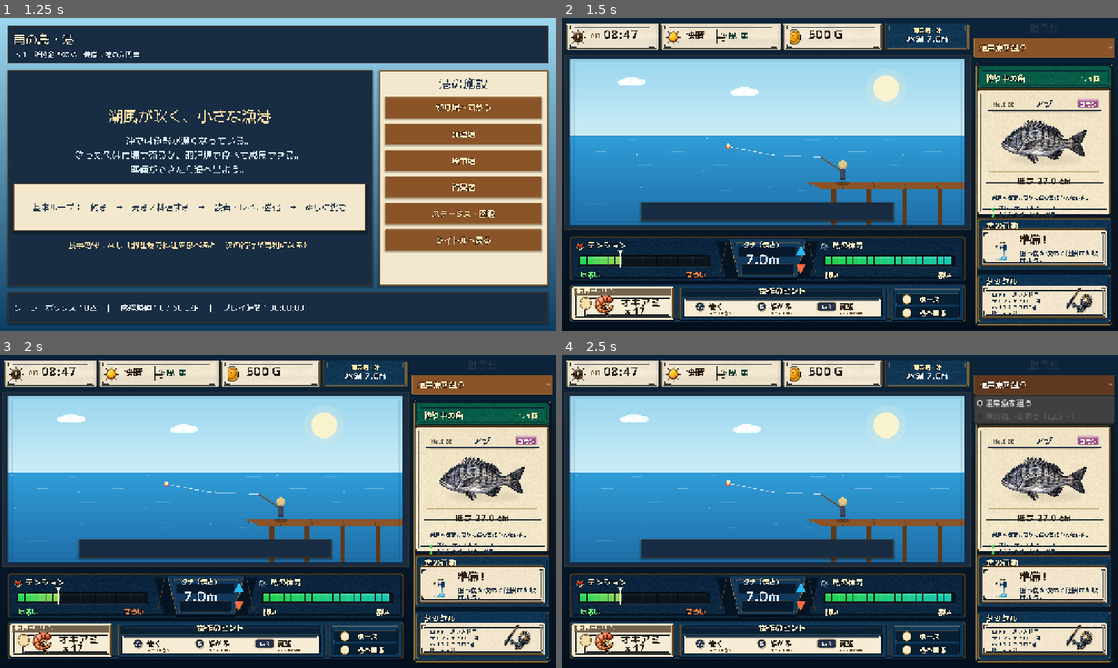
Above: before the commit, frames 1-4 (two rows, left to right).
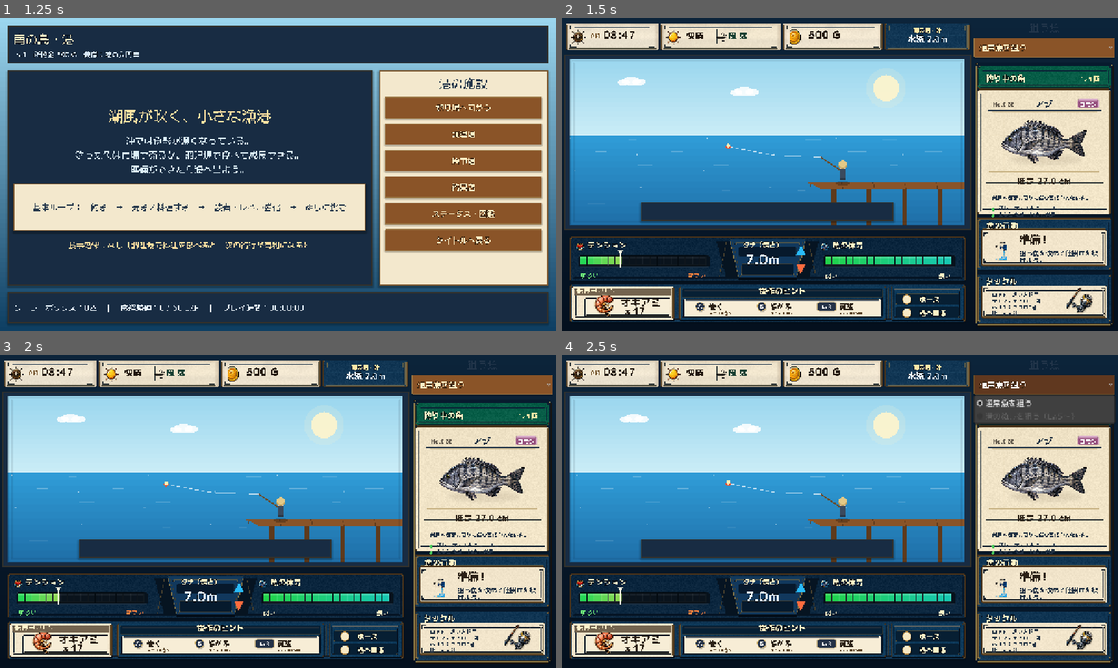
Above: after the commit, the same moments.

Repository: RYUKOU-OKUMURA/tsuri_quest_umi_mvp
Game: Godot game, scene res://scenes/main.tscn
Two runs of this game, one before a commit and one after it. Both use one fixed random seed, a clock stepped at 60 frames per second and the inputs below.
Inputs:
- Up to frame 1 (1.25 s): click "ゲームを始める" at 0.5 s
- Up to frame 2 (1.5 s): click "釣り場へ向かう" at 1.25 s
- Up to frame 3 (2 s): no input
- Up to frame 4 (2.5 s): click "通常魚を狙う" at 2 s

Frame 1 is identical in both runs. In frame 2, 0.4% of the frame differs, in the area x 3-70%, y 4-94%; in frame 3, 0.4%; in frame 4, 0.4%.

Commit message:
Polish underwater fight status and HUD

Diff:
--- a/src/ui/components/fight_hud.gd
+++ b/src/ui/components/fight_hud.gd
@@ -128,7 +128,7 @@
 	var icon_size := 34.0 if _hud_frame == null else 24.0
 	var title_size := 19 if _hud_frame == null else 18
 	_draw_hud_icon(ICON_TENSION, Rect2(rect.position + Vector2(12.0, title_y - icon_size + 8.0), Vector2(icon_size, icon_size)), Color("#ff5b63"), Color(1.0, 1.0, 1.0, 0.86))
-	_draw_text(font, "テンション", rect.position + Vector2(48.0 if _hud_frame == null else 40.0, title_y), title_size, Palette.TEXT_BONE, 3)
+	_draw_text(font, "テンション", rect.position + Vector2(48.0 if _hud_frame == null else 40.0, title_y), title_size, Palette.TEXT_BONE, 2 if _hud_frame != null else 3)
 	var ratio := 0.0
 	var safe_min := 0.30
 	var safe_max := 0.74
@@ -138,12 +138,12 @@
 		safe_max = simulator.safe_max()
 	var bar := Rect2(rect.position + Vector2(24.0, bar_y), Vector2(rect.size.x - 58.0, 26.0 if _hud_frame == null else 24.0))
 	_draw_segment_gauge(bar, ratio, safe_min, safe_max, true)
-	var label_size := 16 if _hud_frame == null else 15
+	var label_size := 16 if _hud_frame == null else 14
 	var right_label_margin := 24.0 if _hud_frame == null else 34.0
-	_draw_text(font, "ゆるい", rect.position + Vector2(24.0, rect.size.y - 8.0), label_size, Color("#72f47d"), 2)
+	_draw_text(font, "ゆるい", rect.position + Vector2(24.0, rect.size.y - 8.0), label_size, Color("#72f47d"), 1 if _hud_frame != null else 2)
 	var tight := "きつい"
 	var tight_w := font.get_string_size(tight, HORIZONTAL_ALIGNMENT_LEFT, -1, label_size).x
-	_draw_text(font, tight, rect.position + Vector2(rect.size.x - tight_w - right_label_margin, rect.size.y - 8.0), label_size, Color("#ff823e"), 2)
+	_draw_text(font, tight, rect.position + Vector2(rect.size.x - tight_w - right_label_margin, rect.size.y - 8.0), label_size, Color("#ff823e"), 1 if _hud_frame != null else 2)
 
 
 func _draw_depth(font: Font, rect: Rect2) -> void:
@@ -153,7 +153,7 @@
 	var title_size := 17 if _hud_frame == null else 15
 	var title_w := font.get_string_size(title, HORIZONTAL_ALIGNMENT_LEFT, -1, title_size).x
 	var text_center_w := rect.size.x - (24.0 if _hud_frame != null else 0.0)
-	_draw_text(font, title, rect.position + Vector2((text_center_w - title_w) * 0.5, title_y), title_size, Palette.TEXT_BONE, 3)
+	_draw_text(font, title, rect.position + Vector2((text_center_w - title_w) * 0.5, title_y), title_size, Palette.TEXT_BONE, 2 if _hud_frame != null else 3)
 	var depth := 0.0
 	if simulator != null:
 		depth = simulator.depth
@@ -173,18 +173,18 @@
 	var icon_size := 34.0 if _hud_frame == null else 24.0
 	var title_size := 19 if _hud_frame == null else 18
 	_draw_hud_icon(ICON_STAMINA, Rect2(rect.position + Vector2(12.0, title_y - icon_size + 8.0), Vector2(icon_size, icon_size)), Color("#6cc8ff"), Color(1.0, 1.0, 1.0, 0.86))
-	_draw_text(font, "魚の体力", rect.position + Vector2(48.0 if _hud_frame == null else 40.0, title_y), title_size, Palette.TEXT_BONE, 3)
+	_draw_text(font, "魚の体力", rect.position + Vector2(48.0 if _hud_frame == null else 40.0, title_y), title_size, Palette.TEXT_BONE, 2 if _hud_frame != null else 3)
 	var ratio := 1.0
 	if simulator != null:
 		ratio = simulator.fish_stamina_ratio()
 	var bar := Rect2(rect.position + Vector2(24.0, bar_y), Vector2(rect.size.x - (48.0 if _hud_frame == null else 58.0), 26.0 if _hud_frame == null else 24.0))
 	_draw_segment_gauge(bar, ratio, 0.0, 1.0, false)
-	var label_size := 16 if _hud_frame == null else 15
+	var label_size := 16 if _hud_frame == null else 14
 	var right_label_margin := 24.0 if _hud_frame == null else 34.0
-	_draw_text(font, "弱い", rect.position + Vector2(24.0, rect.size.y - 8.0), label_size, Color("#fff1c7"), 2)
+	_draw_text(font, "弱い", rect.position + Vector2(24.0, rect.size.y - 8.0), label_size, Color("#fff1c7"), 1 if _hud_frame != null else 2)
 	var strong := "強い"
 	var strong_w := font.get_string_size(strong, HORIZONTAL_ALIGNMENT_LEFT, -1, label_size).x
-	_draw_text(font, strong, rect.position + Vector2(rect.size.x - strong_w - right_label_margin, rect.size.y - 8.0), label_size, Color("#fff1c7"), 2)
+	_draw_text(font, strong, rect.position + Vector2(rect.size.x - strong_w - right_label_margin, rect.size.y - 8.0), label_size, Color("#fff1c7"), 1 if _hud_frame != null else 2)
 
 
 func _draw_bottom_controls(font: Font, rect: Rect2) -> void:
--- a/src/ui/components/fight_status_bar.gd
+++ b/src/ui/components/fight_status_bar.gd
@@ -95,11 +95,11 @@
 	if not dark and title == "AM":
 		var am_y := rect.position.y + rect.size.y * 0.54
 		_draw_text_clipped(font, title, Vector2(text_x - 1.0, am_y), 14, title_color, max_width, outline)
-		_draw_text_clipped(font, body, Vector2(text_x + 29.0, am_y + 2.0), 27, body_color, max_width - 29.0, outline)
+		_draw_text_clipped(font, body, Vector2(text_x + 29.0, am_y + 2.0), 25, body_color, max_width - 29.0, outline)
 		return
 	if not dark and title == "快晴":
 		var inline_y := rect.position.y + rect.size.y * 0.57
-		_draw_text_clipped(font, title, Vector2(text_x - 1.0, inline_y), 21, body_color, max_width, outline)
+		_draw_text_clipped(font, title, Vector2(text_x - 1.0, inline_y), 20, body_color, max_width, outline)
 		var wind_icon_size := 25.0
 		var wind_x := text_x + 68.0
 		_draw_top_sheet_icon(
@@ -107,11 +107,11 @@
 			Rect2(Vector2(wind_x, rect.position.y + (rect.size.y - wind_icon_size) * 0.5 + 1.0), Vector2(wind_icon_size, wind_icon_size)),
 			Color(1.0, 1.0, 1.0, 0.92)
 		)
-		_draw_text_clipped(font, body, Vector2(wind_x + 29.0, inline_y), 20, Color("#173f32"), max_width - (wind_x - text_x) - 29.0, outline)
+		_draw_text_clipped(font, body, Vector2(wind_x + 29.0, inline_y), 19, Color("#173f32"), max_width - (wind_x - text_x) - 29.0, outline)
 		return
 	if not dark and title == "所持金":
 		var amount_y := rect.position.y + rect.size.y * 0.57
-		_draw_text_clipped(font, body, Vector2(text_x - 1.0, amount_y), 27, body_color, max_width + 2.0, outline)
+		_draw_text_clipped(font, body, Vector2(text_x - 1.0, amount_y), 25, body_color, max_width + 2.0, outline)
 		return
 	_draw_text_clipped(font, title, Vector2(text_x, title_y), title_size, title_color, max_width, outline)
 	_draw_text_clipped(font, body, Vector2(text_x, body_y), body_size, body_color, max_width, outline)
@@ -119,7 +119,7 @@
 
 func _draw_centered_dark_slot(font: Font, rect: Rect2, title: String, body: String) -> void:
 	var title_size := 13
-	var body_size := 20
+	var body_size := 19
 	var title_width := font.get_string_size(title, HORIZONTAL_ALIGNMENT_LEFT, -1, title_size).x
 	var body_width := font.get_string_size(body, HORIZONTAL_ALIGNMENT_LEFT, -1, body_size).x
 	_draw_text_clipped(
Binary file changed: assets/showcase/underwater/fight_hud_frame.png
Binary file changed: assets/showcase/underwater/top_status_frame.png
Not shown, changed: design-qa.md
Not shown, changed: docs/11_underwater_fight_showcase.md
Not shown, changed: tools/build_fight_hud_static_compare.py
Not shown, changed: tools/build_fight_top_status_static_compare.py
Not shown, changed: tools/generate_underwater_ui_frame_assets.py
